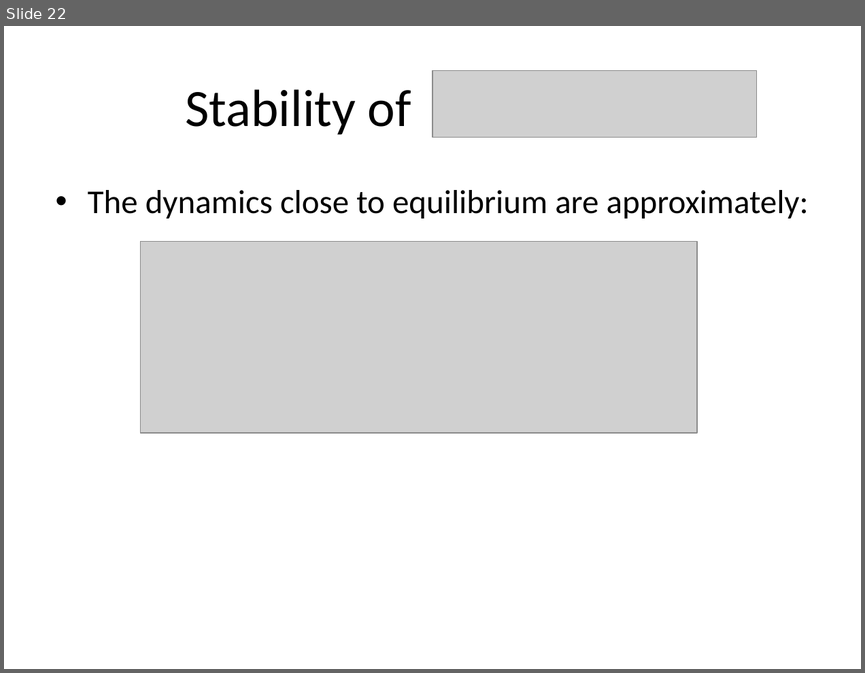
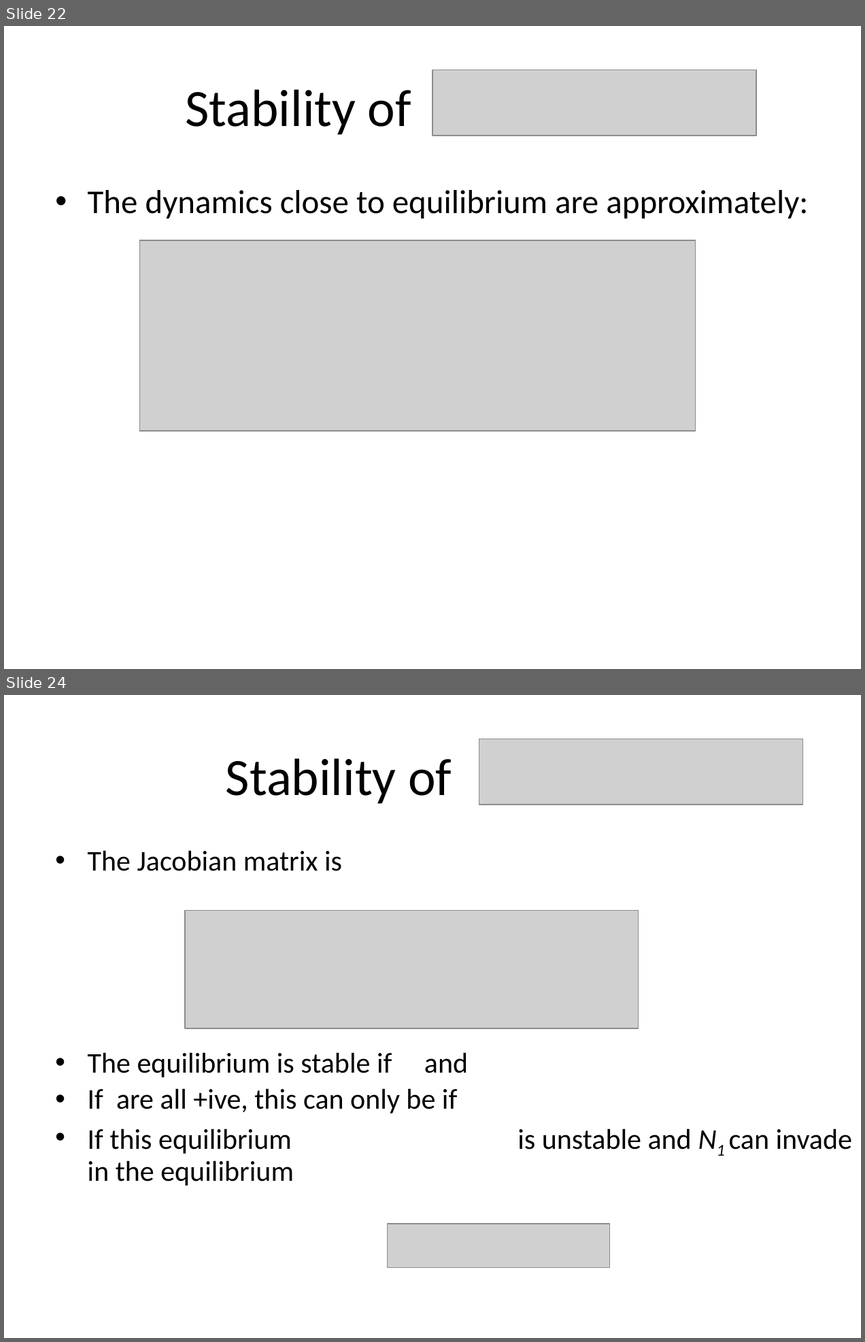
Before and after one commit to zoe1197/CMEE, a slide deck: Ecological_Model/Tuesday/CMEE-2-3.pptx. Shown one above the other, each under a label of ours: slide 22 before the commit, slides 22 and 24 after it; the slides between them are not shown. The pictures are 865x673 and 865x1342 pixels, drawn with LibreOffice and Linux fonts; fonts in the diff are those of the drawing; grey boxes stand for pictures. Boxes give left, top, right and bottom in pixels: in the first picture for what was removed or moved away, otherwise in the second. Text is boxed around its words. In the diff, an @@ line names an element or a change of style, - is before the commit and + after.

```diff
--- a/Ecological_Model/Tuesday/CMEE-2-3.pptx
+++ b/Ecological_Model/Tuesday/CMEE-2-3.pptx
@@ slide 24 added at bbox=[4, 695, 861, 1338], background #FFFFFF @@
@@ picture added at bbox=[479, 739, 802, 804] @@
@@ text added at bbox=[226, 758, 451, 804], 44 pt, text #000000 @@
+Stability of
@@ text added at bbox=[88, 850, 852, 1153], 24 pt, text #000000 @@
+• The Jacobian matrix is
+• The equilibrium is stable if and
+• If are all +ive, this can only be if
+• If this equilibrium is unstable and N1 can invade in the equilibrium
@@ picture added at bbox=[185, 910, 638, 1028] @@
@@ picture added at bbox=[387, 1223, 610, 1268] @@
@@ slide 22 changed as well @@
@@ picture: place and size @@
-picture at bbox=[432, 71, 756, 138]
+picture at bbox=[432, 70, 756, 135]
@@ text "The dynamics close to equilibrium ..." at bbox=[88, 190, 808, 218]: indent changed @@
```
Also in this commit, not shown: 33 other slides changed, 3 other slides added, 4 slides removed, 2 other files.
